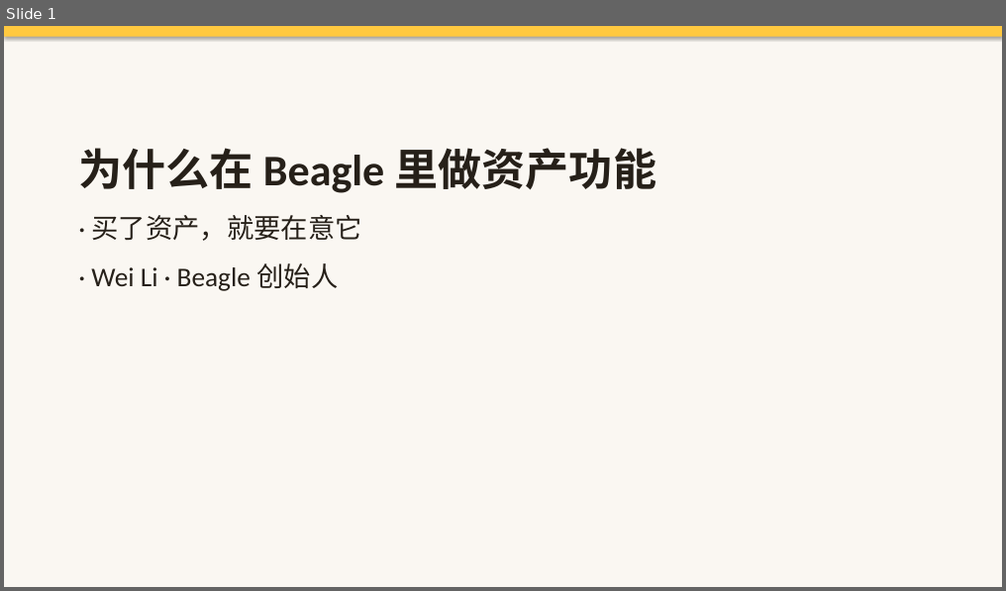
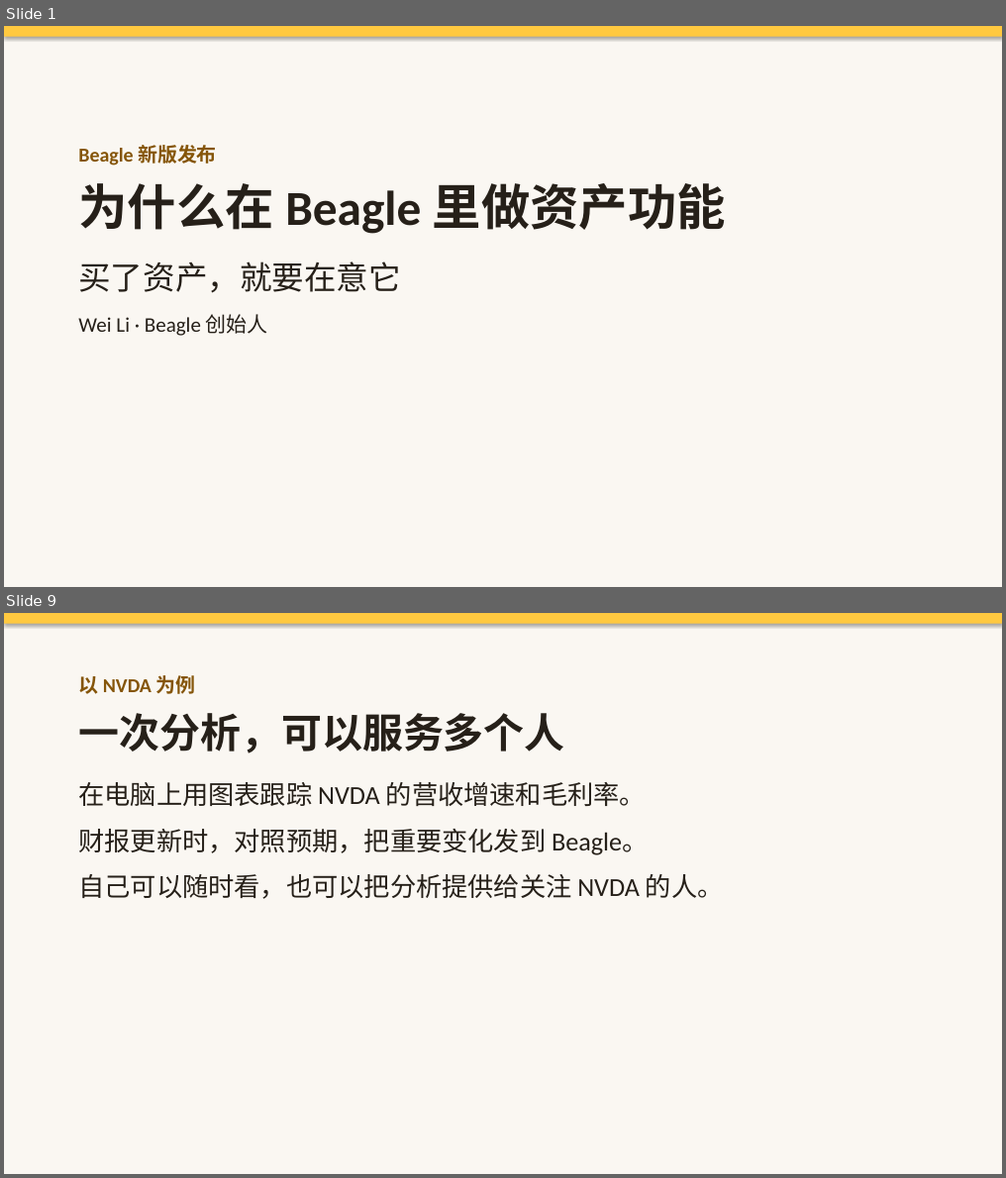
Before and after one commit to licodefun/beagle-voice-agent, a slide deck: decks/beagle-founder-take-deck.pptx. Shown one above the other, each under a label of ours: slide 1 before the commit, slides 1 and 9 after it; the slides between them are not shown. The pictures are 1006x591 and 1006x1178 pixels, drawn with LibreOffice and Linux fonts; fonts in the diff are those of the drawing. Boxes give left, top, right and bottom in pixels: in the first picture for what was removed or moved away, otherwise in the second. Text is boxed around its words. In the diff, an @@ line names an element or a change of style, - is before the commit and + after.

Commit message:
Replace founder deck with Wei's final version (Beagle new-version launch) and add his PDF export

```diff
--- a/decks/beagle-founder-take-deck.pptx
+++ b/decks/beagle-founder-take-deck.pptx
@@ slide 9 added at (4,613,1002,1174), background #FAF7F2 @@
@@ rectangle added at (4,613,1002,624), fill #FFC940 @@
@@ text added at (78,675,724,899), 25 pt, text #262019 @@
+以 NVDA 为例
+一次分析，可以服务多个人
+在电脑上用图表跟踪 NVDA 的营收增速和毛利率。
+财报更新时，对照预期，把重要变化发到 Beagle。
+自己可以随时看，也可以把分析提供给关注 NVDA 的人。
@@ slide 1 changed as well @@
@@ text at (78,145,217,166): paragraph added @@
+Beagle 新版发布
@@ text at (78,183,726,234): size 42 to 47 pt in "为什么在 Beagle 里做资产功能"; less space between paragraphs @@
@@ text at (78,262,400,336): text changed; size 26 to 20 pt @@
-· 买了资产，就要在意它
-· Wei Li · Beagle 创始人
+买了资产，就要在意它
+Wei Li · Beagle 创始人
```
Also in this commit, not shown: 10 other slides added, 11 slides removed, 1 other file.
